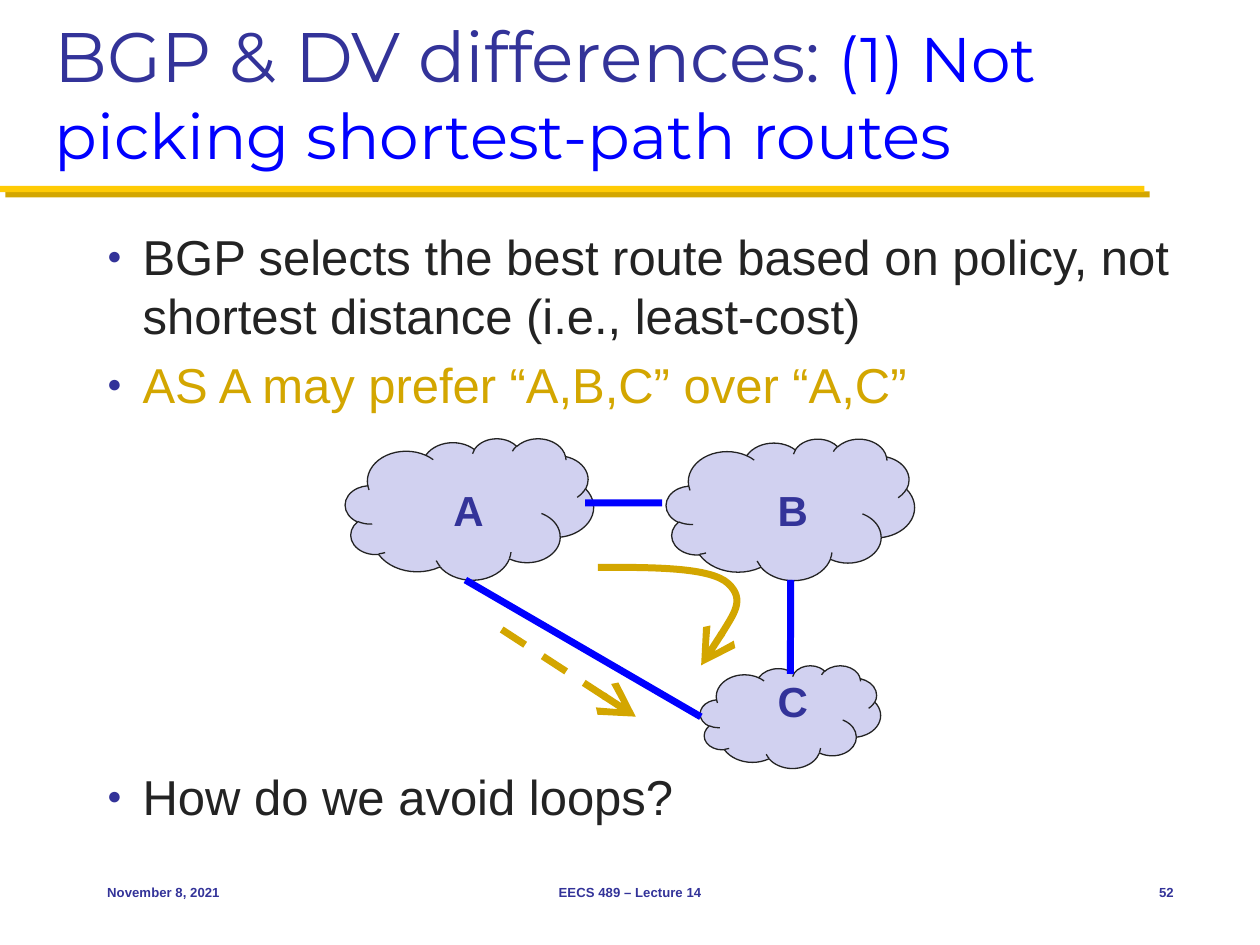
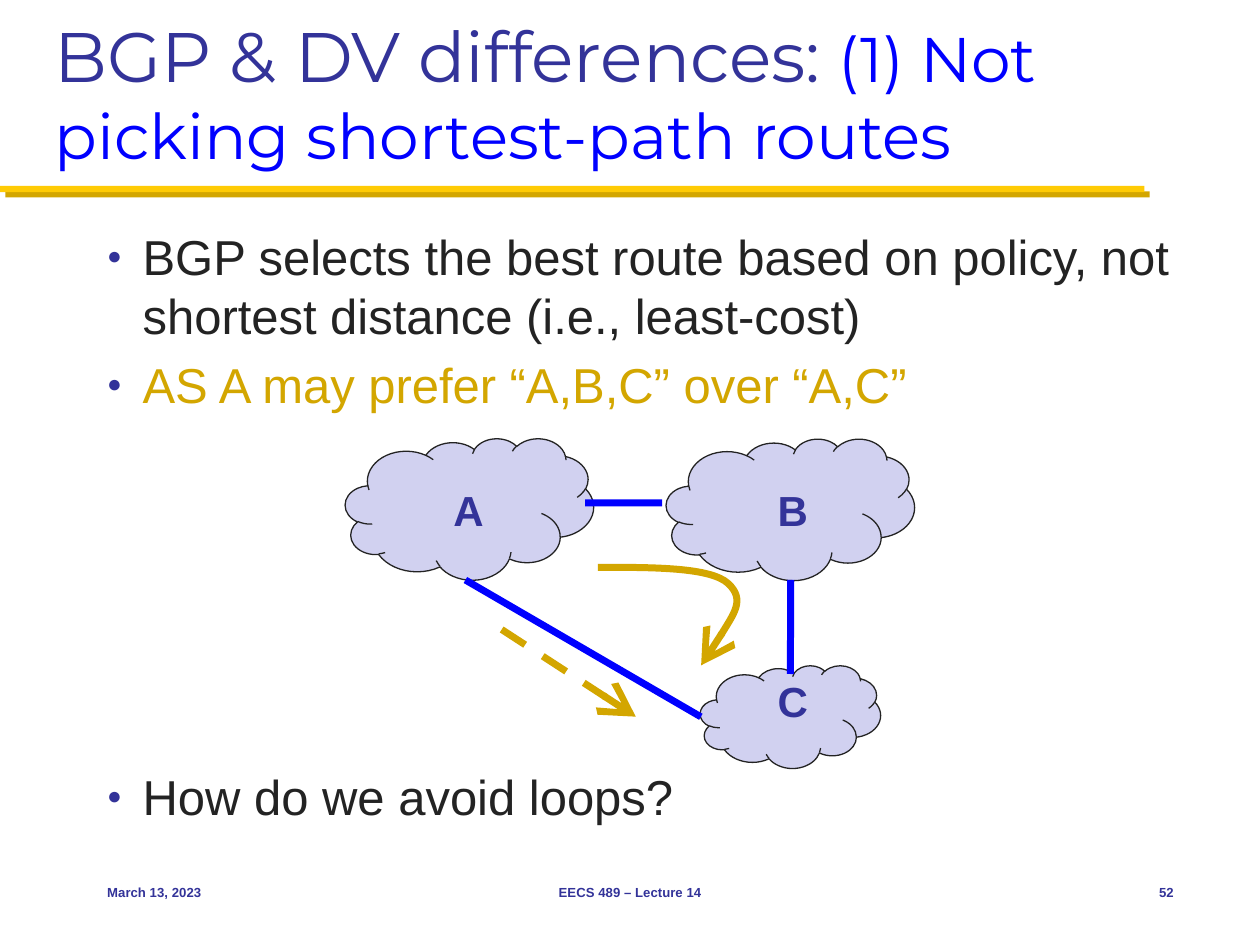
Before and after one commit to morleydragon/eecs489, a slide deck: slide 52 of Slides/031323.pptx. Drawn at 1260x945 pixels with LibreOffice and Linux fonts; fonts in the diff are those of the drawing. Boxes give left, top, right and bottom in pixels: in the first picture for what was removed or moved away, otherwise in the second. Text is boxed around its words. In the diff, an @@ line names an element or a change of style, - is before the commit and + after.

```diff
--- a/Slides/031323.pptx
+++ b/Slides/031323.pptx
@@ text at (107, 887, 201, 899): text changed @@
-November 8, 2021
+March 13, 2023
```
Also in this commit, not shown: 55 other slides changed, 1 other file.
